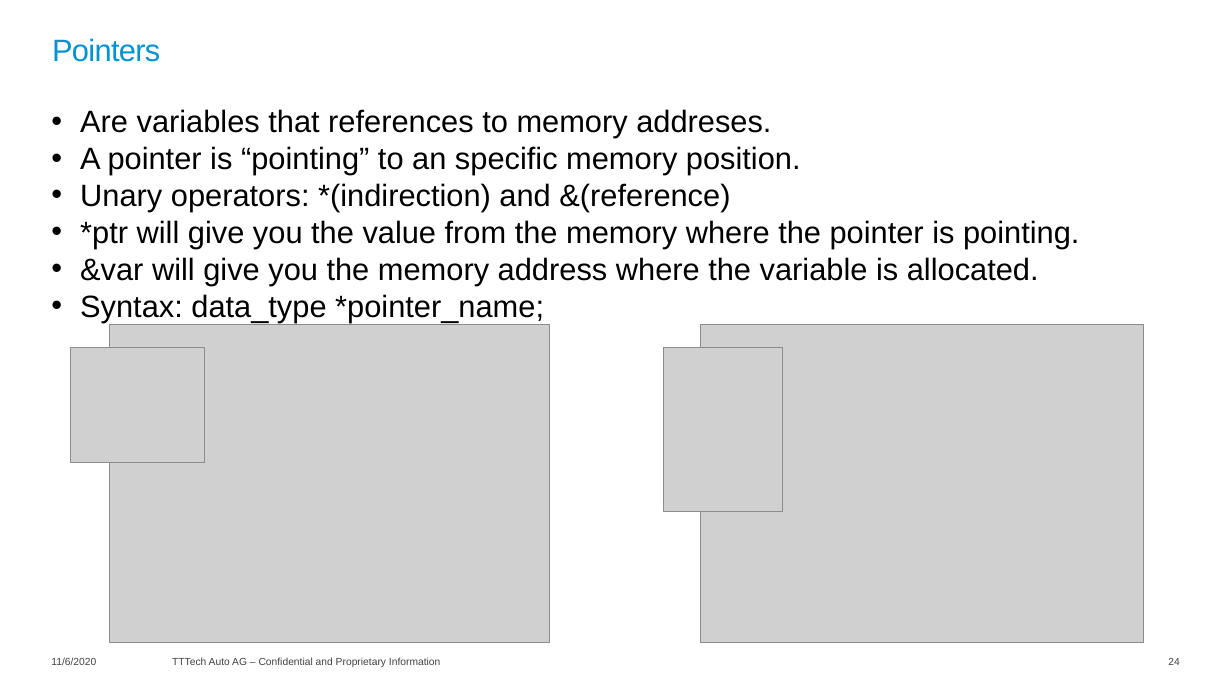
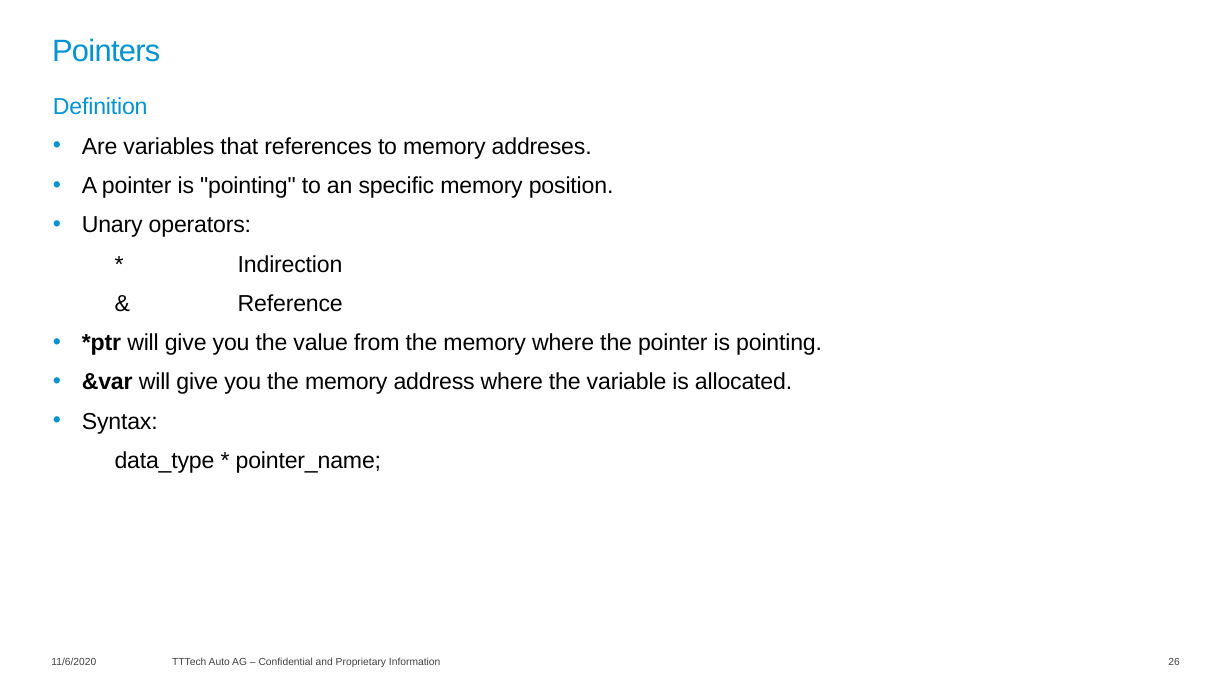
Before and after one commit to lucianotttech/C_Training, a slide deck: slide 26 of 01-Theory material/C_Training.pptx (slide 24 before the commit). Drawn at 1232x693 pixels with LibreOffice and Linux fonts; fonts in the diff are those of the drawing; grey boxes stand for pictures; background and template pictures are left out. Boxes give left, top, right and bottom in pixels: in the first picture for what was removed or moved away, otherwise in the second. Text is boxed around its words. In the diff, an @@ line names an element or a change of style, - is before the commit and + after.

Commit message:
Format the slides, improve example 17, and add new code files contained in the slides

```diff
--- a/01-Theory material/C_Training.pptx
+++ b/01-Theory material/C_Training.pptx
@@ text at [53,97,148,115]: paragraph added @@
+Definition
@@ text "Definition": place and size @@
-text "Definition" at [80,109,1079,323]
+text "Definition" at [53,97,822,473]
@@ text at [82,137,822,394]: size 24 to 18 pt, letter spacing 0 to -0.1 pt in "Are variables that references to memory addreses.", "*ptr will give you the value from ...", "&var will give you the memory address ..."; bold on in "*ptr", "&var"; more space between paragraphs @@
@@ text at [82,176,614,312]: text changed; size 24 to 18 pt @@
-• A pointer is “pointing” to an specific memory position.
-• Unary operators: *(indirection) and &(reference)
+• A pointer is "pointing" to an specific memory position.
+• Unary operators:
+  * Indirection
+  & Reference
@@ picture removed at [109,324,549,642] @@
@@ picture removed at [701,324,1143,642] @@
@@ picture removed at [70,348,204,462] @@
@@ picture removed at [664,348,783,511] @@
@@ text at [82,413,381,473]: text changed; size 24 to 18 pt @@
-• Syntax: data_type *pointer_name;
+• Syntax:
+  data_type * pointer_name;
@@ page number at [1168,658,1179,665]: text changed @@
-24
+26
```
Also in this commit, not shown: 40 other slides changed, 5 slides added, 6 other files.
